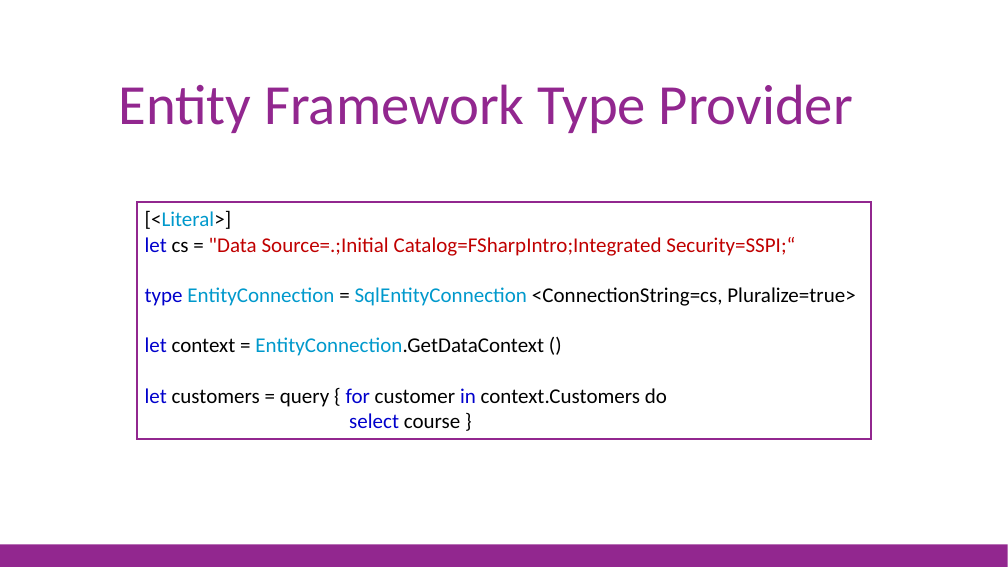
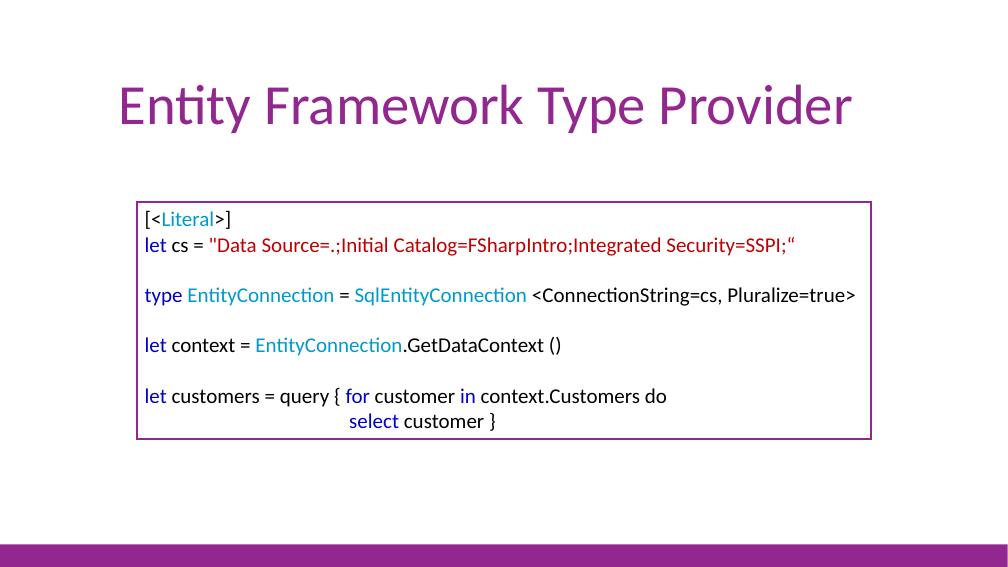
Before and after one commit to jorgef/fsharpworkshop, a slide deck: slide 79 of FSharpWorkshop_Slides.pptx. Drawn at 1008x567 pixels with LibreOffice and Linux fonts; fonts in the diff are those of the drawing. Boxes give left, top, right and bottom in pixels: in the first picture for what was removed or moved away, otherwise in the second. Text is boxed around its words. In the diff, an @@ line names an element or a change of style, - is before the commit and + after.

Commit message:
Removed SqlClient TypeProvider

```diff
--- a/FSharpWorkshop_Slides.pptx
+++ b/FSharpWorkshop_Slides.pptx
@@ text in rectangle at [349,413,484,428]: text changed @@
-select course }
+select customer }
```
Also in this commit, not shown: 11 other slides changed, 22 other files.
